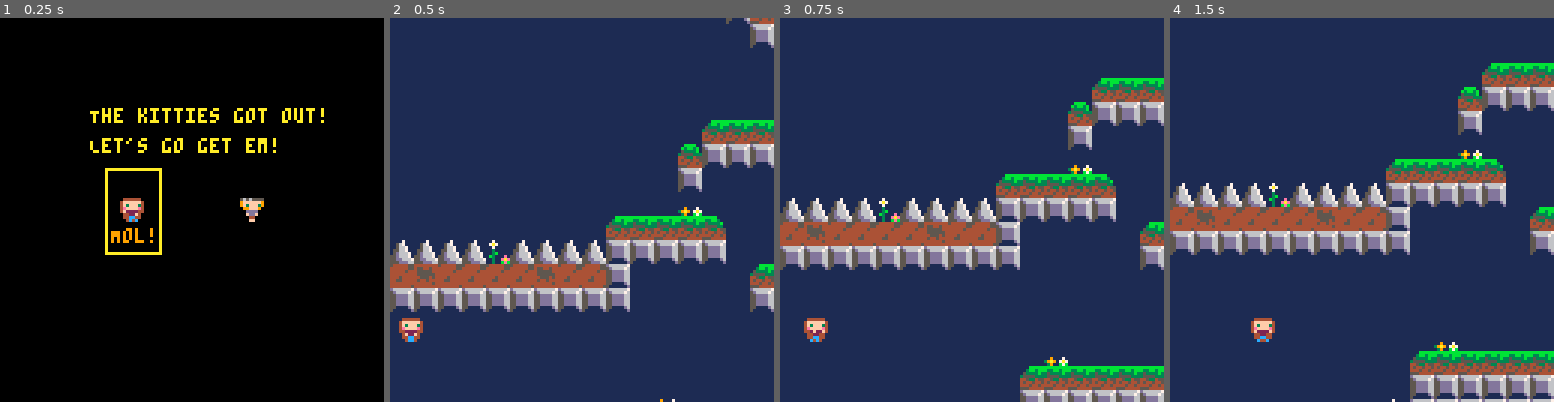
Above: before the commit, frames 1-4 (left to right).
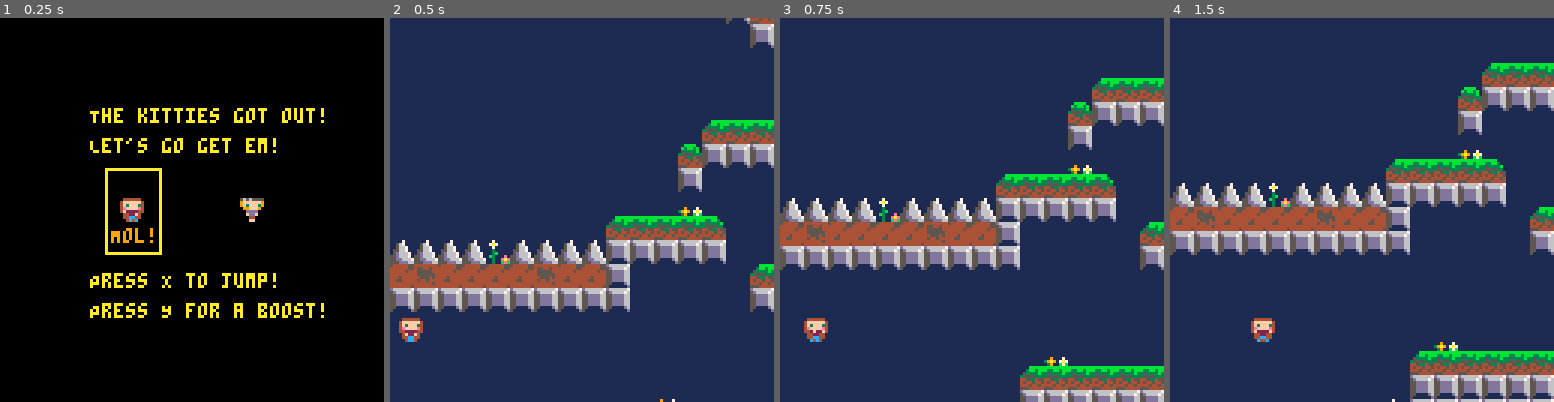
Above: after the commit, the same moments.

Repository: connorryanbaker/kmg
Game: PICO-8 cartridge kmg.p8
Same seed, same stepped clock (60 frames per second), same inputs: the game is played once before the commit and once after it.
Inputs:
- Up to frame 1 (0.25 s): no input
- Up to frame 2 (0.5 s): tap X (X key) at 0.33 s
- Up to frame 3 (0.75 s): tap O (Z key) at 0.7 s
- Up to frame 4 (1.5 s): tap X (X key) at 1.07 s

The runs differ from the first frame. In frame 1, 1.6% of the frame differs, in the area x 23-85%, y 66-79%; in frame 2, nothing differs; in frame 3, nothing differs; in frame 4, nothing differs.

Commit message:
makes sense

Diff:
--- a/kmg.p8
+++ b/kmg.p8
@@ -194,6 +194,8 @@
     rect(75, 50, 93, 78, 10)
     print("Gus!", 77, 70, 9)
   end
+  print("Press X to jump!", 30, 85, 10)
+  print("Press Y for a boost!", 30, 95, 10)
 end
 
 function camera_update()
